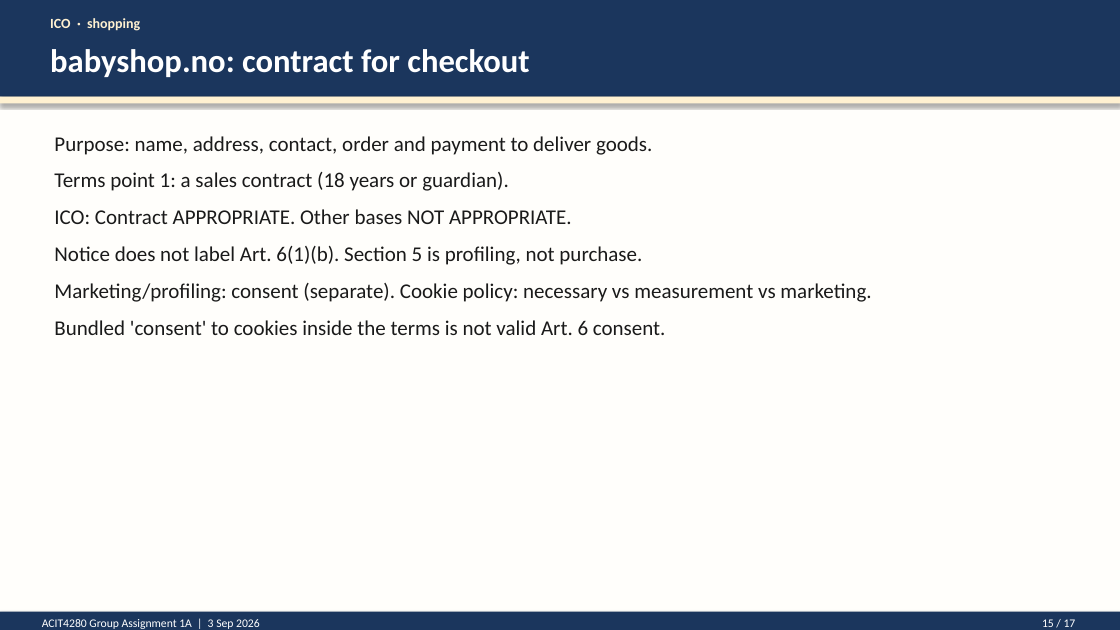
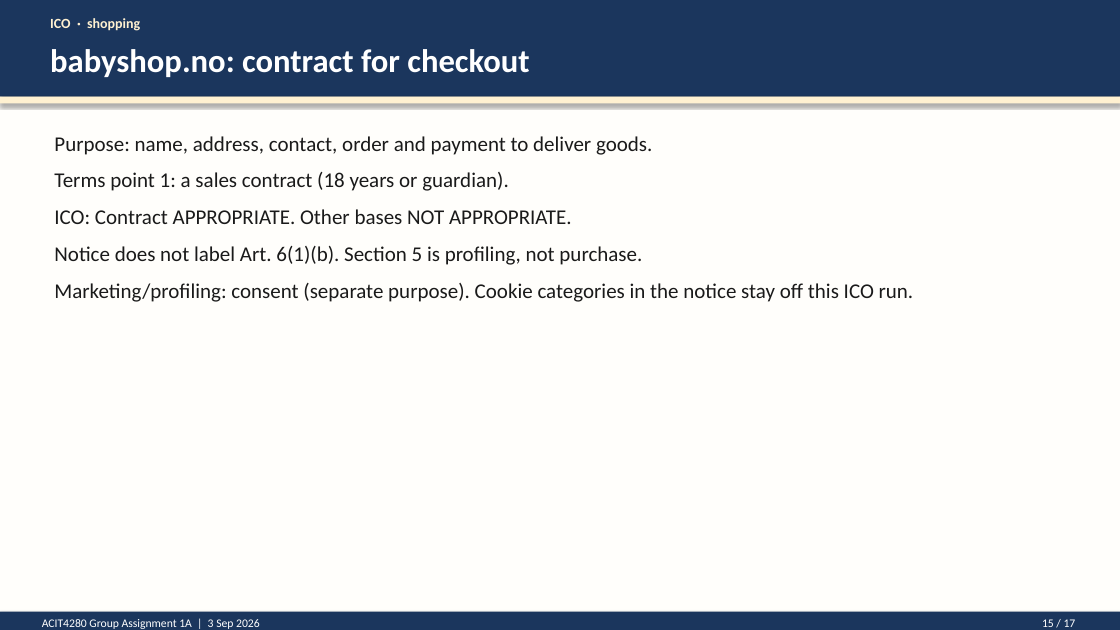
Before and after one commit to kasa031/Bacheloroppgave, a slide deck: slide 15 of ACIT4280_1A_presentation.pptx. Drawn at 1120x630 pixels with LibreOffice and Linux fonts; fonts in the diff are those of the drawing. Boxes give left, top, right and bottom in pixels: in the first picture for what was removed or moved away, otherwise in the second. Text is boxed around its words. In the diff, an @@ line names an element or a change of style, - is before the commit and + after.

```diff
--- a/ACIT4280_1A_presentation.pptx
+++ b/ACIT4280_1A_presentation.pptx
@@ text at box(54, 283, 914, 302): text changed @@
-Marketing/profiling: consent (separate). Cookie policy: necessary vs measurement vs marketing.
-Bundled 'consent' to cookies inside the terms is not valid Art. 6 consent.
+Marketing/profiling: consent (separate purpose). Cookie categories in the notice stay off this ICO run.
```
Also in this commit, not shown: 7 other slides changed, 14 other files.
